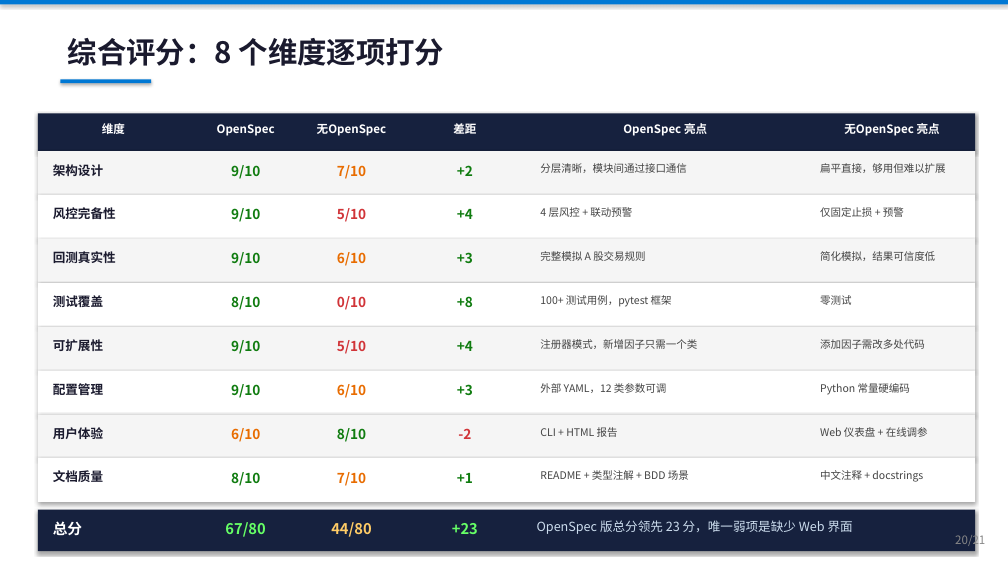
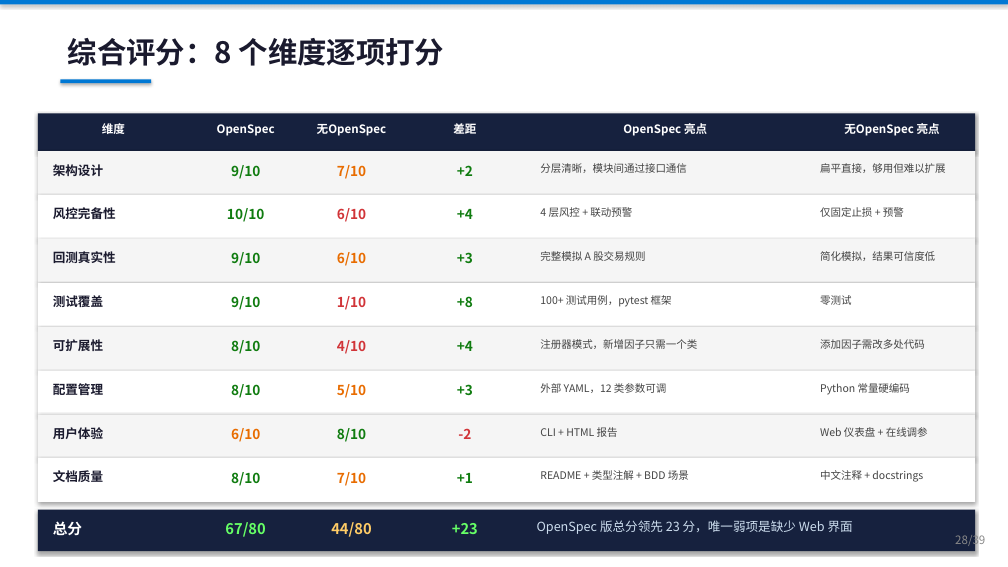
Before and after one commit to ZhifeiDou/OpenSpec_Modify, a slide deck: slide 28 of OpenSpec_技术研究汇报.pptx (slide 24 before the commit). Drawn at 1008x567 pixels with LibreOffice and Linux fonts; fonts in the diff are those of the drawing. Boxes give left, top, right and bottom in pixels: in the first picture for what was removed or moved away, otherwise in the second. Text is boxed around its words. In the diff, an @@ line names an element or a change of style, - is before the commit and + after.

```diff
--- a/OpenSpec_技术研究汇报.pptx
+++ b/OpenSpec_技术研究汇报.pptx
@@ text at bbox=[227, 208, 264, 222]: text changed @@
-9/10
+10/10
@@ text at bbox=[337, 208, 366, 222]: text changed @@
-5/10
+6/10
@@ text at bbox=[337, 296, 366, 310]: text changed @@
-0/10
+1/10
@@ text at bbox=[337, 340, 366, 354]: text changed @@
-5/10
+4/10
@@ text at bbox=[337, 384, 366, 398]: text changed @@
-6/10
+5/10
@@ text at bbox=[955, 532, 985, 548]: text changed @@
-20/21
+28/39
```
Also in this commit, not shown: 24 other slides changed, 14 slides added, 49 other files.
